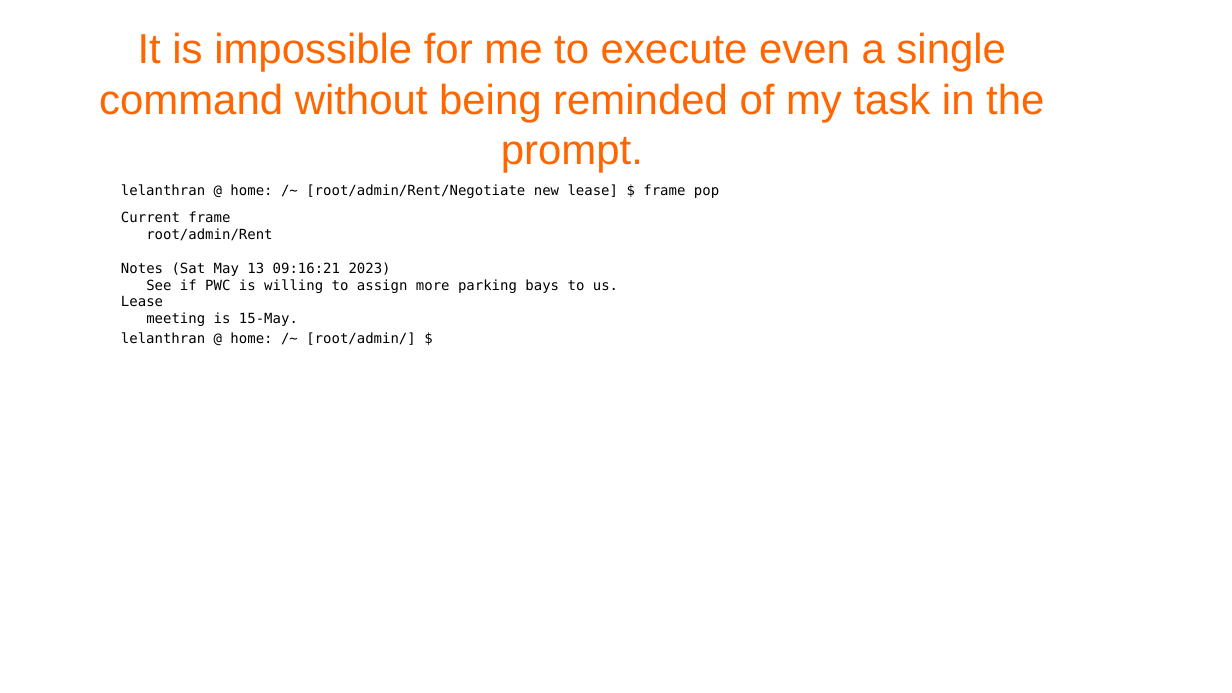
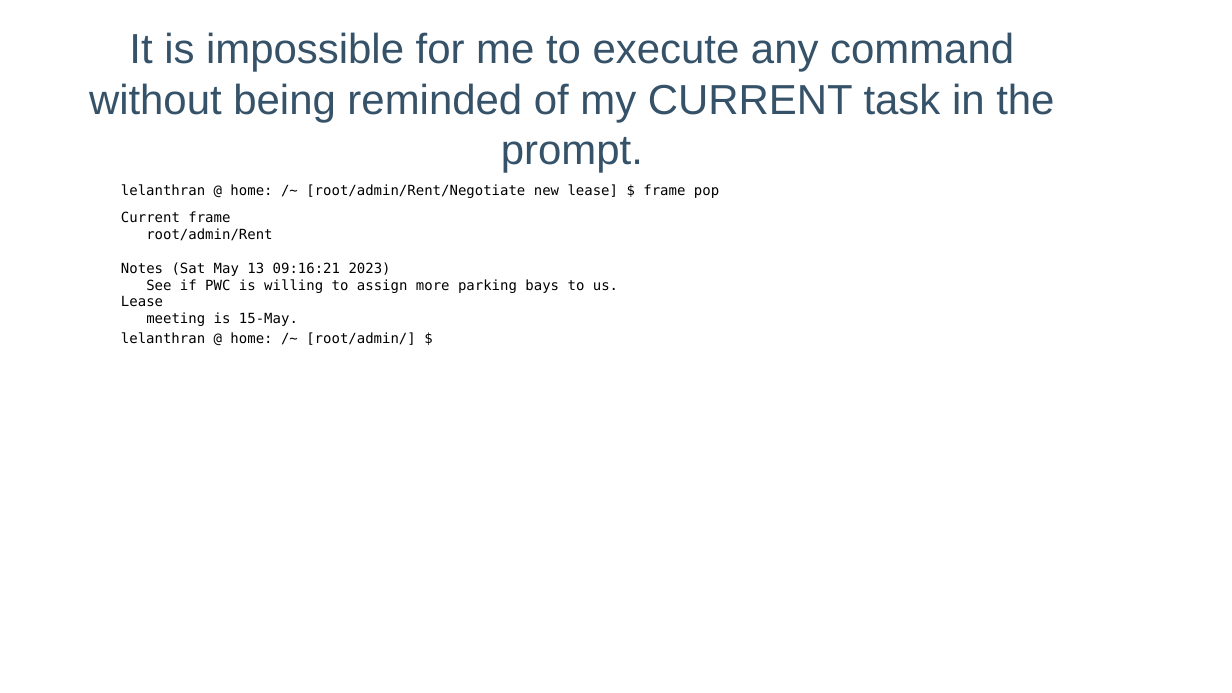
Before and after one commit to lelanthran/frame, a slide deck: slide 45 of docs/FrameIntroduction.odp. Drawn at 1232x693 pixels with LibreOffice and Linux fonts; fonts in the diff are those of the drawing; background and template pictures are left out. Boxes give left, top, right and bottom in pixels: in the first picture for what was removed or moved away, otherwise in the second. Text is boxed around its words. In the diff, an @@ line names an element or a change of style, - is before the commit and + after.

```diff
--- a/docs/FrameIntroduction.odp
+++ b/docs/FrameIntroduction.odp
@@ title at [89,32,1054,173]: text changed; text colour #FF6600 to #355269 @@
-It is impossible for me to execute even a single command without being reminded of my task in the prompt.
+It is impossible for me to execute any command without being reminded of my CURRENT task in the prompt.
```
Also in this commit, not shown: 47 other slides changed.
